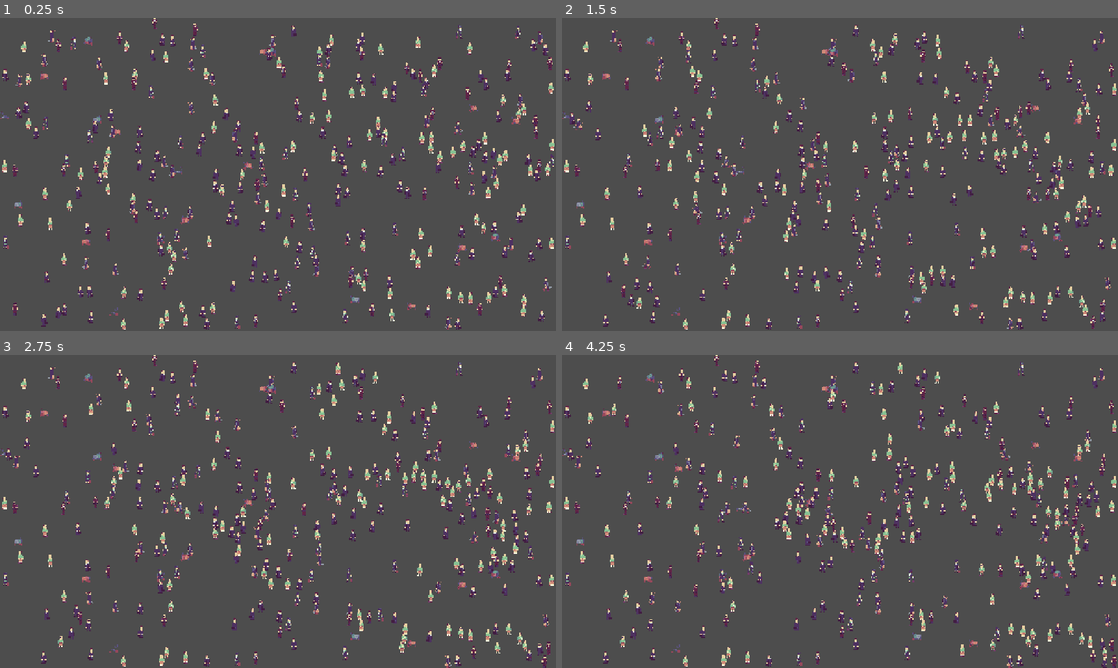
Above: before the commit, frames 1-4 (two rows, left to right).
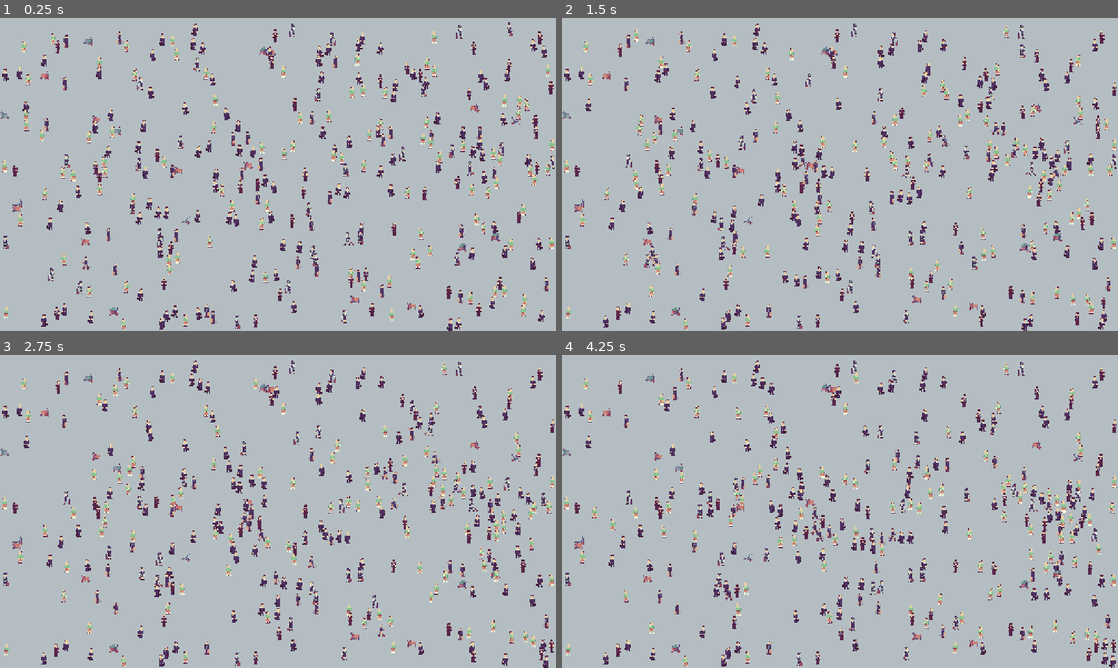
Above: after the commit, the same moments.

Repository: BertrandBordage/Spyport
Game: Godot game, scene res://scenes/game.tscn
Two runs of this game, one before a commit and one after it. Both use one fixed random seed, a clock stepped at 60 frames per second and the inputs below.
Inputs:
- Up to frame 1 (0.25 s): no input
- Up to frame 2 (1.5 s): hold D (player_0_right, bound only after the commit) 0.53-1.28 s; hold S (player_0_down, bound only after the commit) from 1.28 s (still down)
- Up to frame 3 (2.75 s): release S (player_0_down, bound only after the commit) at 2.03 s; hold D (player_0_right, bound only after the commit) from 2.03 s (still down)
- Up to frame 4 (4.25 s): release D (player_0_right, bound only after the commit) at 2.78 s; hold W (player_0_up, bound only after the commit) 2.78-3.53 s; hold A (player_0_left, bound only after the commit) from 3.53 s (still down)

The runs differ from the first frame. In frame 1, 96% of the frame differs, in the area x 0-100%, y 0-100%; in frame 2, 98%; in frame 3, 99%; in frame 4, 99%.

Commit message:
Animates the stewardess too.

Diff:
--- a/assets/characters/janitor-frames.tres
+++ b/assets/characters/janitor-frames.tres
@@ -1,6 +1,15 @@
 [gd_resource type="SpriteFrames" format=3 uid="uid://mnyxe1masbvi"]
 
-[ext_resource type="Texture2D" uid="uid://bdvdlqpmmb8gh" path="res://assets/characters/janitor.png" id="1_kvf82"]
+[ext_resource type="Texture2D" uid="uid://21orft1krrma" path="res://assets/characters/stewardess.png" id="1_7yq3t"]
+[ext_resource type="Texture2D" uid="uid://cej53nt5i720l" path="res://assets/characters/janitor.png" id="1_kvf82"]
+
+[sub_resource type="AtlasTexture" id="AtlasTexture_cx51j"]
+atlas = ExtResource("1_7yq3t")
+region = Rect2(96, 0, 32, 32)
+
+[sub_resource type="AtlasTexture" id="AtlasTexture_bb1nb"]
+atlas = ExtResource("1_kvf82")
+region = Rect2(128, 0, 32, 32)
 
 [sub_resource type="AtlasTexture" id="AtlasTexture_kvf82"]
 atlas = ExtResource("1_kvf82")
@@ -20,6 +29,22 @@
 
 [resource]
 animations = [{
+"frames": [{
+"duration": 1.0,
+"texture": SubResource("AtlasTexture_cx51j")
+}],
+"loop": true,
+"name": &"attack",
+"speed": 5.0
+}, {
+"frames": [{
+"duration": 1.0,
+"texture": SubResource("AtlasTexture_bb1nb")
+}],
+"loop": true,
+"name": &"dead",
+"speed": 5.0
+}, {
 "frames": [{
 "duration": 1.0,
 "texture": SubResource("AtlasTexture_kvf82")
--- a/assets/characters/stewardess-frames.tres
+++ b/assets/characters/stewardess-frames.tres
@@ -1,12 +1,52 @@
 [gd_resource type="SpriteFrames" format=3 uid="uid://ct1ktpp4816df"]
 
-[ext_resource type="Texture2D" uid="uid://cnxibibs1g8jk" path="res://assets/characters/stewardess.png" id="1_kjuro"]
+[ext_resource type="Texture2D" uid="uid://21orft1krrma" path="res://assets/characters/stewardess.png" id="1_kjuro"]
+
+[sub_resource type="AtlasTexture" id="AtlasTexture_kjuro"]
+atlas = ExtResource("1_kjuro")
+region = Rect2(96, 0, 32, 32)
+
+[sub_resource type="AtlasTexture" id="AtlasTexture_57iyf"]
+atlas = ExtResource("1_kjuro")
+region = Rect2(128, 0, 32, 32)
+
+[sub_resource type="AtlasTexture" id="AtlasTexture_8a82m"]
+atlas = ExtResource("1_kjuro")
+region = Rect2(0, 0, 32, 32)
+
+[sub_resource type="AtlasTexture" id="AtlasTexture_4gjlw"]
+atlas = ExtResource("1_kjuro")
+region = Rect2(32, 0, 32, 32)
+
+[sub_resource type="AtlasTexture" id="AtlasTexture_x70kg"]
+atlas = ExtResource("1_kjuro")
+region = Rect2(0, 0, 32, 32)
+
+[sub_resource type="AtlasTexture" id="AtlasTexture_0hkm7"]
+atlas = ExtResource("1_kjuro")
+region = Rect2(64, 0, 32, 32)
 
 [resource]
 animations = [{
 "frames": [{
 "duration": 1.0,
-"texture": ExtResource("1_kjuro")
+"texture": SubResource("AtlasTexture_kjuro")
+}],
+"loop": true,
+"name": &"attack",
+"speed": 5.0
+}, {
+"frames": [{
+"duration": 1.0,
+"texture": SubResource("AtlasTexture_57iyf")
+}],
+"loop": true,
+"name": &"dead",
+"speed": 5.0
+}, {
+"frames": [{
+"duration": 1.0,
+"texture": SubResource("AtlasTexture_8a82m")
 }],
 "loop": true,
 "name": &"default",
@@ -14,7 +54,16 @@
 }, {
 "frames": [{
 "duration": 1.0,
-"texture": ExtResource("1_kjuro")
+"texture": SubResource("AtlasTexture_4gjlw")
+}, {
+"duration": 1.0,
+"texture": SubResource("AtlasTexture_x70kg")
+}, {
+"duration": 1.0,
+"texture": SubResource("AtlasTexture_0hkm7")
+}, {
+"duration": 1.0,
+"texture": SubResource("AtlasTexture_x70kg")
 }],
 "loop": true,
 "name": &"walk",
--- a/project.godot
+++ b/project.godot
@@ -31,41 +31,49 @@
 player_0_up={
 "deadzone": 0.2,
 "events": [Object(InputEventJoypadMotion,"resource_local_to_scene":false,"resource_name":"","device":0,"axis":1,"axis_value":-1.0,"script":null)
+, Object(InputEventKey,"resource_local_to_scene":false,"resource_name":"","device":-1,"window_id":0,"alt_pressed":false,"shift_pressed":false,"ctrl_pressed":false,"meta_pressed":false,"pressed":false,"keycode":0,"physical_keycode":87,"key_label":0,"unicode":233,"location":0,"echo":false,"script":null)
 ]
 }
 player_0_down={
 "deadzone": 0.2,
 "events": [Object(InputEventJoypadMotion,"resource_local_to_scene":false,"resource_name":"","device":0,"axis":1,"axis_value":1.0,"script":null)
+, Object(InputEventKey,"resource_local_to_scene":false,"resource_name":"","device":-1,"window_id":0,"alt_pressed":false,"shift_pressed":false,"ctrl_pressed":false,"meta_pressed":false,"pressed":false,"keycode":0,"physical_keycode":83,"key_label":0,"unicode":117,"location":0,"echo":false,"script":null)
 ]
 }
 player_0_left={
 "deadzone": 0.2,
 "events": [Object(InputEventJoypadMotion,"resource_local_to_scene":false,"resource_name":"","device":0,"axis":0,"axis_value":-1.0,"script":null)
+, Object(InputEventKey,"resource_local_to_scene":false,"resource_name":"","device":-1,"window_id":0,"alt_pressed":false,"shift_pressed":false,"ctrl_pressed":false,"meta_pressed":false,"pressed":false,"keycode":0,"physical_keycode":65,"key_label":0,"unicode":97,"location":0,"echo":false,"script":null)
 ]
 }
 player_0_right={
 "deadzone": 0.2,
 "events": [Object(InputEventJoypadMotion,"resource_local_to_scene":false,"resource_name":"","device":0,"axis":0,"axis_value":1.0,"script":null)
+, Object(InputEventKey,"resource_local_to_scene":false,"resource_name":"","device":-1,"window_id":0,"alt_pressed":false,"shift_pressed":false,"ctrl_pressed":false,"meta_pressed":false,"pressed":false,"keycode":0,"physical_keycode":68,"key_label":0,"unicode":105,"location":0,"echo":false,"script":null)
 ]
 }
 player_1_up={
 "deadzone": 0.2,
 "events": [Object(InputEventJoypadMotion,"resource_local_to_scene":false,"resource_name":"","device":1,"axis":1,"axis_value":-1.0,"script":null)
+, Object(InputEventKey,"resource_local_to_scene":false,"resource_name":"","device":-1,"window_id":0,"alt_pressed":false,"shift_pressed":false,"ctrl_pressed":false,"meta_pressed":false,"pressed":false,"keycode":0,"physical_keycode":4194320,"key_label":0,"unicode":0,"location":0,"echo":false,"script":null)
 ]
 }
 player_1_down={
 "deadzone": 0.2,
 "events": [Object(InputEventJoypadMotion,"resource_local_to_scene":false,"resource_name":"","device":1,"axis":1,"axis_value":1.0,"script":null)
+, Object(InputEventKey,"resource_local_to_scene":false,"resource_name":"","device":-1,"window_id":0,"alt_pressed":false,"shift_pressed":false,"ctrl_pressed":false,"meta_pressed":false,"pressed":false,"keycode":0,"physical_keycode":4194322,"key_label":0,"unicode":0,"location":0,"echo":false,"script":null)
 ]
 }
 player_1_left={
 "deadzone": 0.2,
 "events": [Object(InputEventJoypadMotion,"resource_local_to_scene":false,"resource_name":"","device":1,"axis":0,"axis_value":-1.0,"script":null)
+, Object(InputEventKey,"resource_local_to_scene":false,"resource_name":"","device":-1,"window_id":0,"alt_pressed":false,"shift_pressed":false,"ctrl_pressed":false,"meta_pressed":false,"pressed":false,"keycode":0,"physical_keycode":4194319,"key_label":0,"unicode":0,"location":0,"echo":false,"script":null)
 ]
 }
 player_1_right={
 "deadzone": 0.2,
 "events": [Object(InputEventJoypadMotion,"resource_local_to_scene":false,"resource_name":"","device":1,"axis":0,"axis_value":1.0,"script":null)
+, Object(InputEventKey,"resource_local_to_scene":false,"resource_name":"","device":-1,"window_id":0,"alt_pressed":false,"shift_pressed":false,"ctrl_pressed":false,"meta_pressed":false,"pressed":false,"keycode":0,"physical_keycode":4194321,"key_label":0,"unicode":0,"location":0,"echo":false,"script":null)
 ]
 }
 player_2_up={
@@ -120,3 +128,4 @@
 rendering_device/driver.windows="d3d12"
 renderer/rendering_method="gl_compatibility"
 renderer/rendering_method.mobile="gl_compatibility"
+environment/defaults/default_clear_color=Color(0.7058824, 0.74509805, 0.7607843, 1)
--- a/scenes/game.tscn
+++ b/scenes/game.tscn
@@ -10,7 +10,7 @@
 
 [sub_resource type="WorldBoundaryShape2D" id="WorldBoundaryShape2D_uwrxv"]
 normal = Vector2(0, 1)
-distance = 20.0
+distance = 28.0
 
 [sub_resource type="WorldBoundaryShape2D" id="WorldBoundaryShape2D_yqjtg"]
 
@@ -62,7 +62,7 @@
 shape = SubResource("WorldBoundaryShape2D_lbhrr")
 
 [node name="TopWall" type="CollisionShape2D" parent="NavigationRegion2D/Boundaries" unique_id=1690404265]
-position = Vector2(640, 0)
+position = Vector2(639, 8)
 shape = SubResource("RectangleShape2D_yqjtg")
 
 [node name="BottomWall" type="CollisionShape2D" parent="NavigationRegion2D/Boundaries" unique_id=1857206988]
Binary file removed: Excluded/Aseprite/animations_gilles.png
Binary file removed: Excluded/Aseprite/animations_ginette.png
Binary file changed: assets/characters/janitor.png
Not shown, changed: assets/characters/janitor.png.import
Binary file changed: assets/characters/stewardess.png
Not shown, changed: assets/characters/stewardess.png.import
